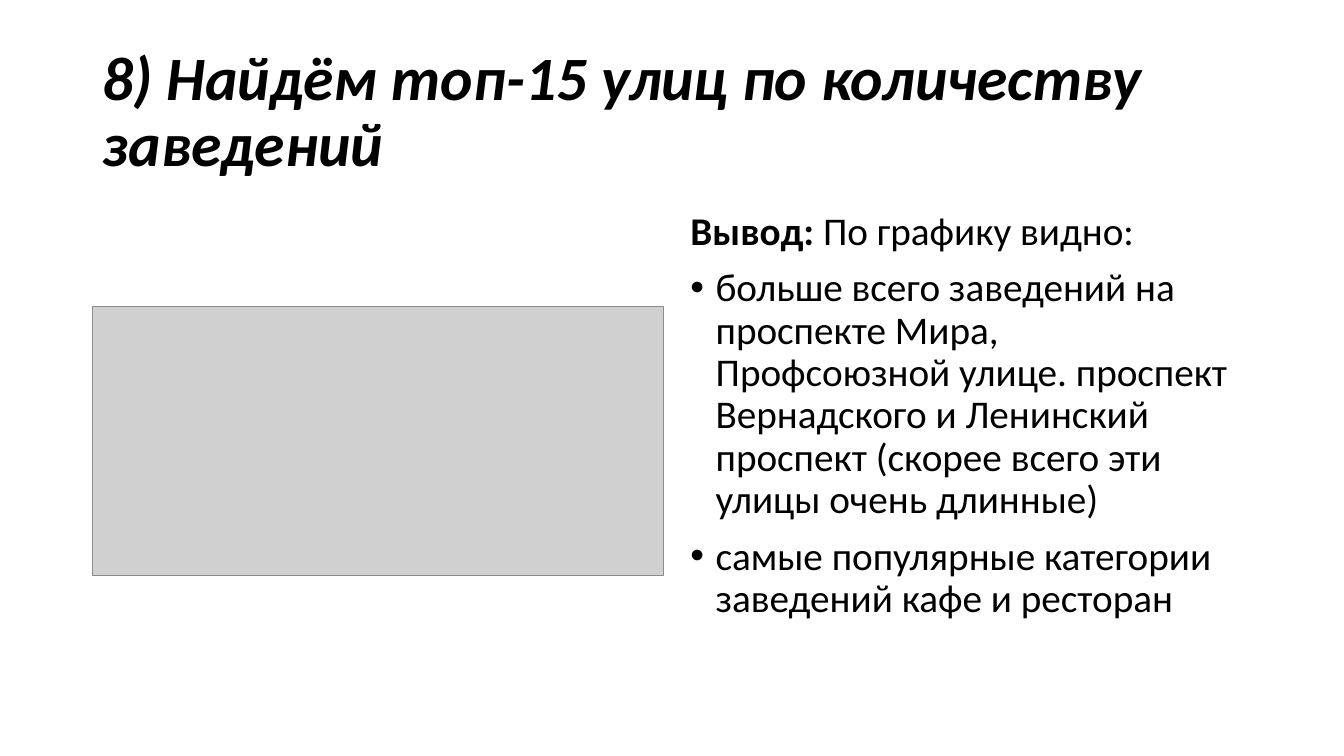
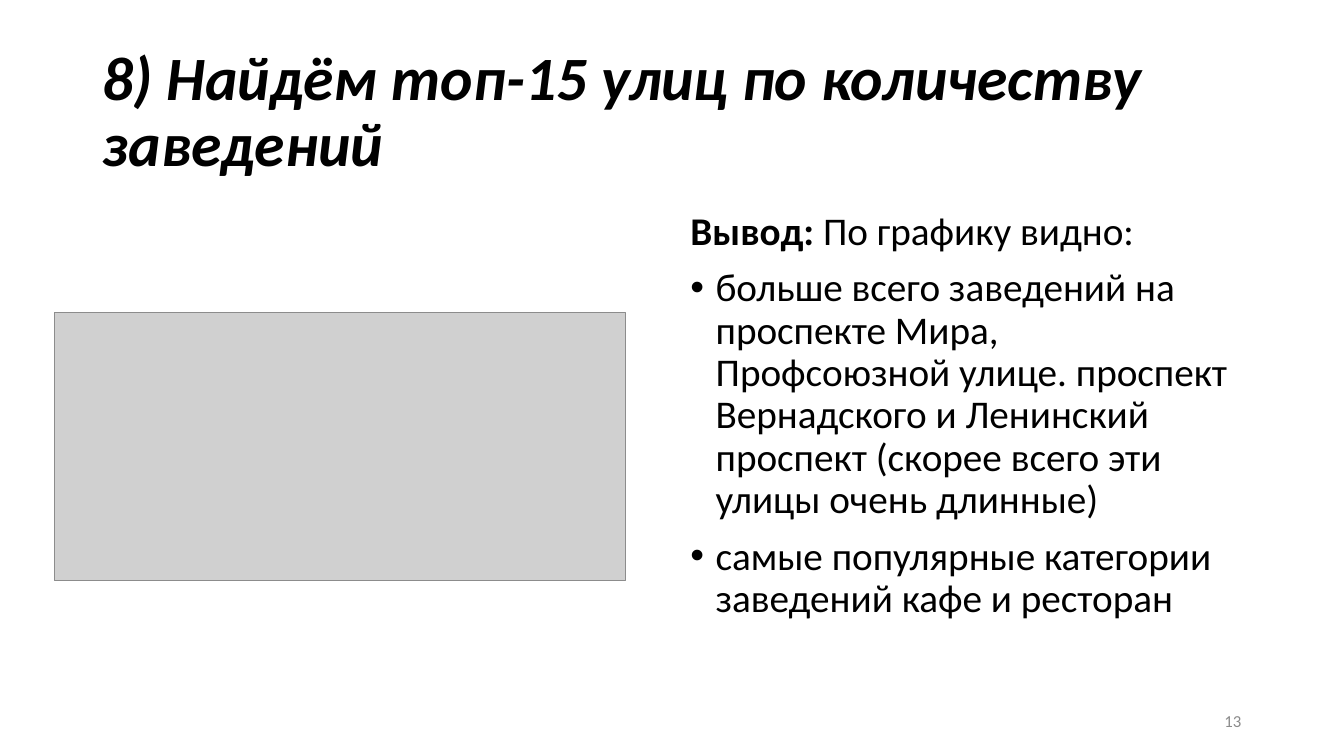
Before and after one commit to Isupik/practicum_yandex, a slide deck: slide 13 of Проектная работа.pptx (slide 12 before the commit). Drawn at 1344x756 pixels with LibreOffice and Linux fonts; fonts in the diff are those of the drawing; grey boxes stand for pictures. Boxes give left, top, right and bottom in pixels: in the first picture for what was removed or moved away, otherwise in the second. Text is boxed around its words. In the diff, an @@ line names an element or a change of style, - is before the commit and + after.

```diff
--- a/Проектная работа.pptx
+++ b/Проектная работа.pptx
@@ picture: place and size @@
-picture at (93, 307, 664, 575)
+picture at (54, 313, 626, 581)
@@ page number added at (1224, 716, 1241, 727), 12 pt, text #8C8C8C @@
+13
```
Also in this commit, not shown: 13 other slides changed, 1 slide added.
